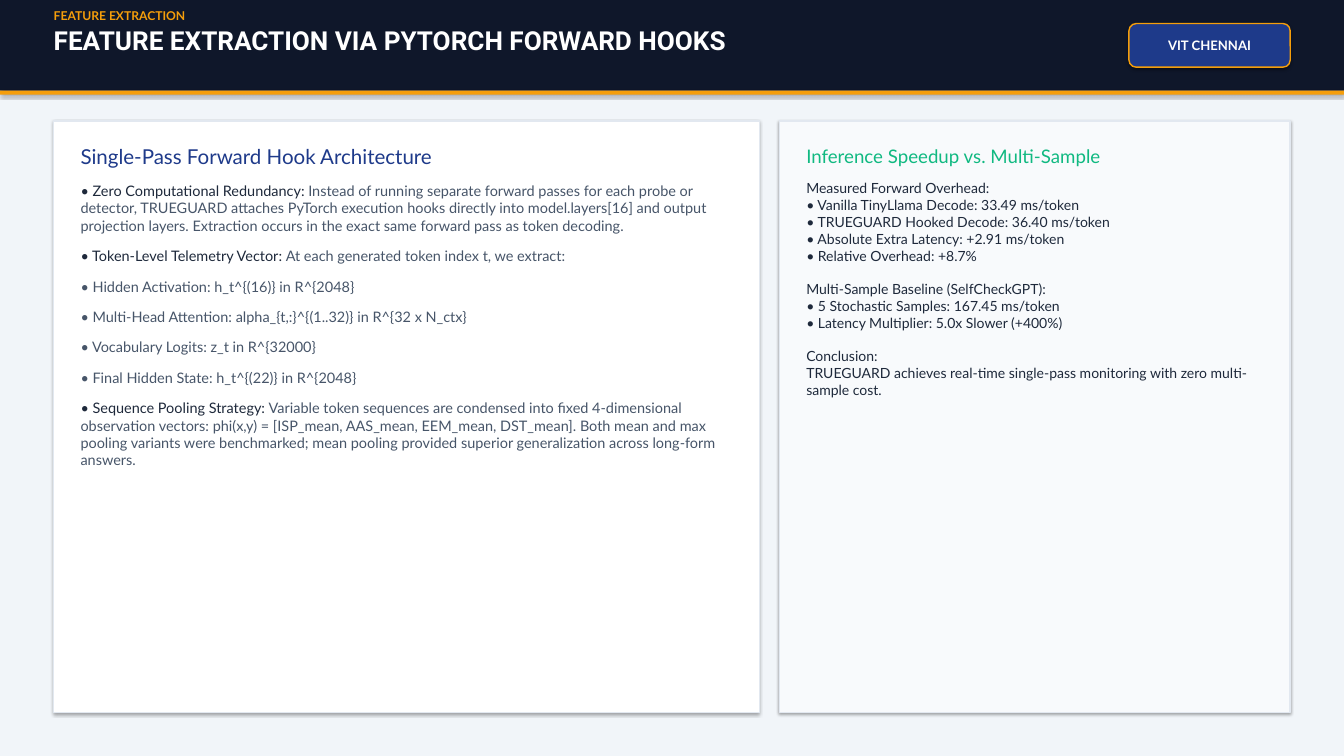
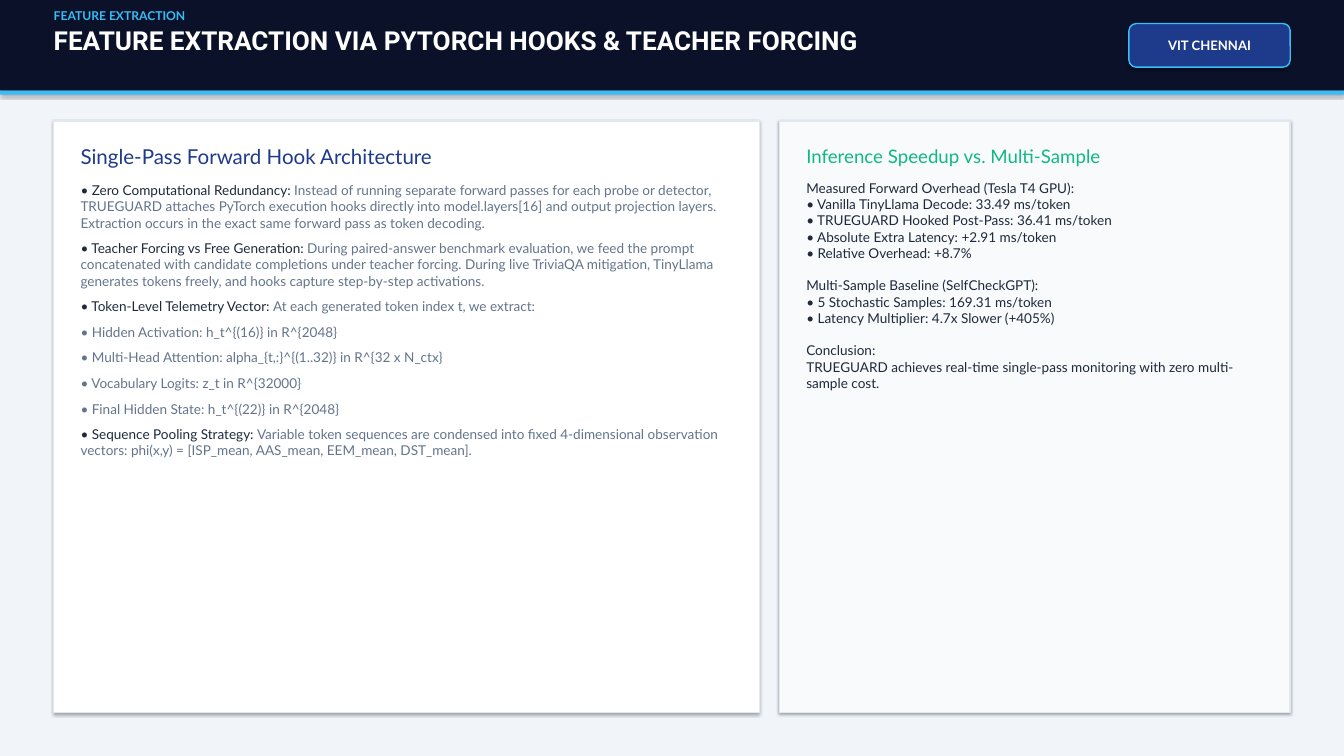
Before and after one commit to yogeshravi19/trueguard, a slide deck: slide 20 of CAPSTONE/FINAL_TRUEGUARD_PRESENTATION.pptx. Drawn at 1344x756 pixels with LibreOffice and Linux fonts; fonts in the diff are those of the drawing. Boxes give left, top, right and bottom in pixels: in the first picture for what was removed or moved away, otherwise in the second. Text is boxed around its words. In the diff, an @@ line names an element or a change of style, - is before the commit and + after.

Commit message:
Final viva 30-slide presentation, 600 DPI vector architecture & research figures, and PDF export

```diff
--- a/CAPSTONE/FINAL_TRUEGUARD_PRESENTATION.pptx
+++ b/CAPSTONE/FINAL_TRUEGUARD_PRESENTATION.pptx
@@ rectangle at [0, 0, 1344, 91]: fill #0F172A to #0A1128 @@
@@ text at [54, 11, 185, 20]: text colour #F59E0B to #38BDF8 in "FEATURE EXTRACTION" @@
@@ rounded rectangle "VIT CHENNAI" at [1129, 24, 1290, 67]: outline #F59E0B 1.5 pt to #38BDF8 1.5 pt @@
@@ text at [54, 31, 858, 51]: text changed @@
-FEATURE EXTRACTION VIA PYTORCH FORWARD HOOKS
+FEATURE EXTRACTION VIA PYTORCH HOOKS & TEACHER FORCING
@@ rectangle at [0, 91, 1344, 95]: fill #F59E0B to #38BDF8 @@
@@ text at [81, 185, 717, 416]: size 15.5 to 14.5 pt in "• Zero Computational Redundancy: Instead of running ...", "• Token-Level Telemetry Vector: At each generated ..."; text colour #475569 to #64748B in "Instead of running separate forward passes for ...", "At each generated token index t, we ..."; less space between paragraphs @@
@@ text at [806, 182, 1233, 391]: text changed; size 15 to 14.5 pt @@
-Measured Forward Overhead:
-• Vanilla TinyLlama Decode: 33.49 ms/token
-• TRUEGUARD Hooked Decode: 36.40 ms/token
-• Absolute Extra Latency: +2.91 ms/token
-• Relative Overhead: +8.7%
-Multi-Sample Baseline (SelfCheckGPT):
-• 5 Stochastic Samples: 167.45 ms/token
-• Latency Multiplier: 5.0x Slower (+400%)
-Conclusion:
-TRUEGUARD achieves real-time single-pass monitoring with zero multi-sample cost.
+Measured Forward Overhead (Tesla T4 GPU):
+• Vanilla TinyLlama Decode: 33.49 ms/token
+• TRUEGUARD Hooked Post-Pass: 36.41 ms/token
+• Absolute Extra Latency: +2.91 ms/token
+• Relative Overhead: +8.7%
+Multi-Sample Baseline (SelfCheckGPT):
+• 5 Stochastic Samples: 169.31 ms/token
+• Latency Multiplier: 4.7x Slower (+405%)
+Conclusion:
+TRUEGUARD achieves real-time single-pass monitoring with zero multi-sample cost.
@@ text at [81, 243, 713, 289]: paragraph added @@
+• Teacher Forcing vs Free Generation: During paired-answer benchmark evaluation, we feed the prompt concatenated with candidate completions under teacher forcing. During live TriviaQA mitigation, TinyLlama generates tokens freely, and hooks capture step-by-step activations.
@@ text at [81, 429, 718, 458]: text changed; size 15.5 to 14.5 pt; text colour #475569 to #64748B @@
-• Sequence Pooling Strategy: Variable token sequences are condensed into fixed 4-dimensional observation vectors: phi(x,y) = [ISP_mean, AAS_mean, EEM_mean, DST_mean]. Both mean and max pooling variants were benchmarked; mean pooling provided superior generalization across long-form answers.
+• Sequence Pooling Strategy: Variable token sequences are condensed into fixed 4-dimensional observation vectors: phi(x,y) = [ISP_mean, AAS_mean, EEM_mean, DST_mean].
```
Also in this commit, not shown: 29 other slides changed, 14 other files.
